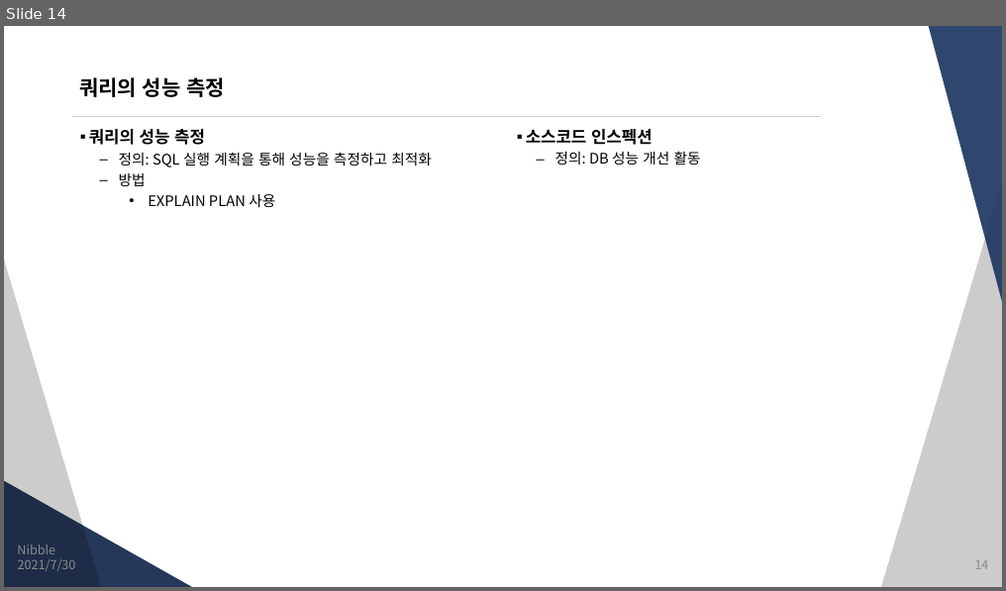
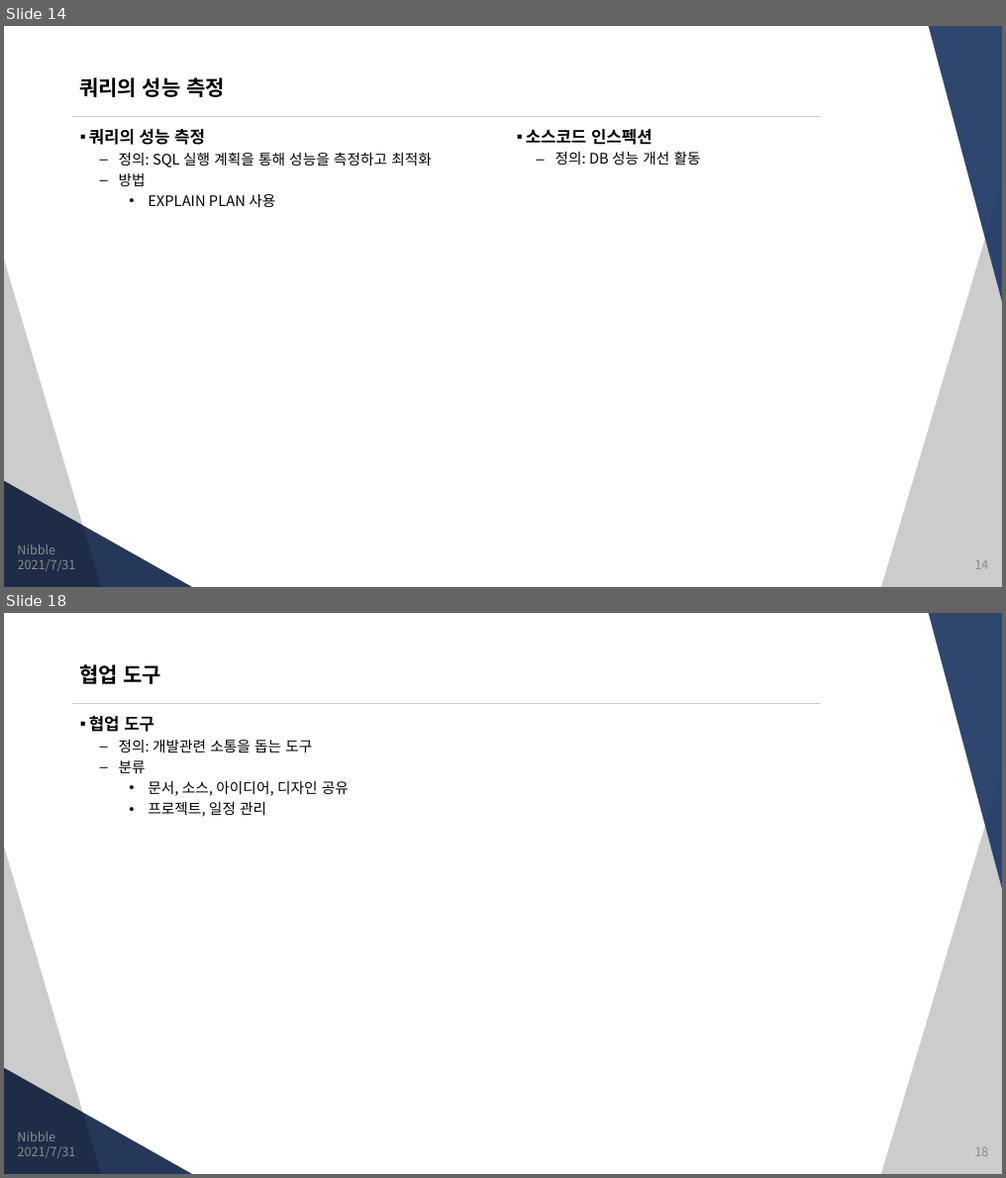
Before and after one commit to JungSangHyeon/2021-TIL, a slide deck: 정보처리기사/2. 소프트웨어 개발.pptx. Shown one above the other, each under a label of ours: slide 14 before the commit, slides 14 and 18 after it; the slides between them are not shown. The pictures are 1006x591 and 1006x1178 pixels, drawn with LibreOffice and Linux fonts; fonts in the diff are those of the drawing. Boxes give left, top, right and bottom in pixels: in the first picture for what was removed or moved away, otherwise in the second. Text is boxed around its words. In the diff, an @@ line names an element or a change of style, - is before the commit and + after.

```diff
--- a/정보처리기사/2. 소프트웨어 개발.pptx
+++ b/정보처리기사/2. 소프트웨어 개발.pptx
@@ slide 18 added at (4, 613, 1002, 1174), background #FFFFFF; not listed: 5 template elements that a slide beside it also shows @@
@@ title added at (79, 664, 162, 684), 20 pt, text #000000, bold @@
+협업 도구
@@ text added at (89, 716, 349, 817), 14 pt, text #000000 @@
+▪ 협업 도구
+  – 정의: 개발관련 소통을 돕는 도구
+  – 분류
+    • 문서, 소스, 아이디어, 디자인 공유
+    • 프로젝트, 일정 관리
@@ text added at (17, 1132, 55, 1142), 12 pt, text #8C8C8C @@
+Nibble
@@ text added at (18, 1147, 76, 1158), 12 pt, text #8C8C8C @@
+2021/7/31
@@ page number added at (975, 1148, 989, 1157), 12 pt, text #8C8C8C @@
+18
@@ slide 14 changed as well @@
@@ text at (18, 560, 76, 571): text changed @@
-2021/7/30
+2021/7/31
```
Also in this commit, not shown: 12 other slides changed, 9 other slides added.
